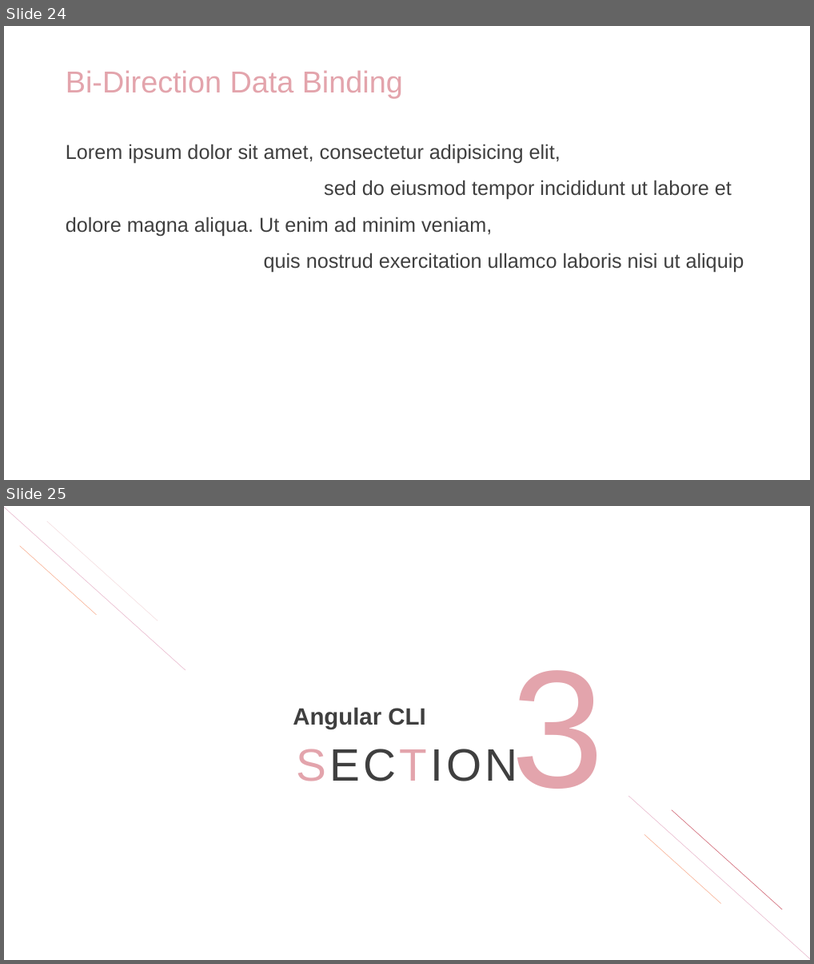
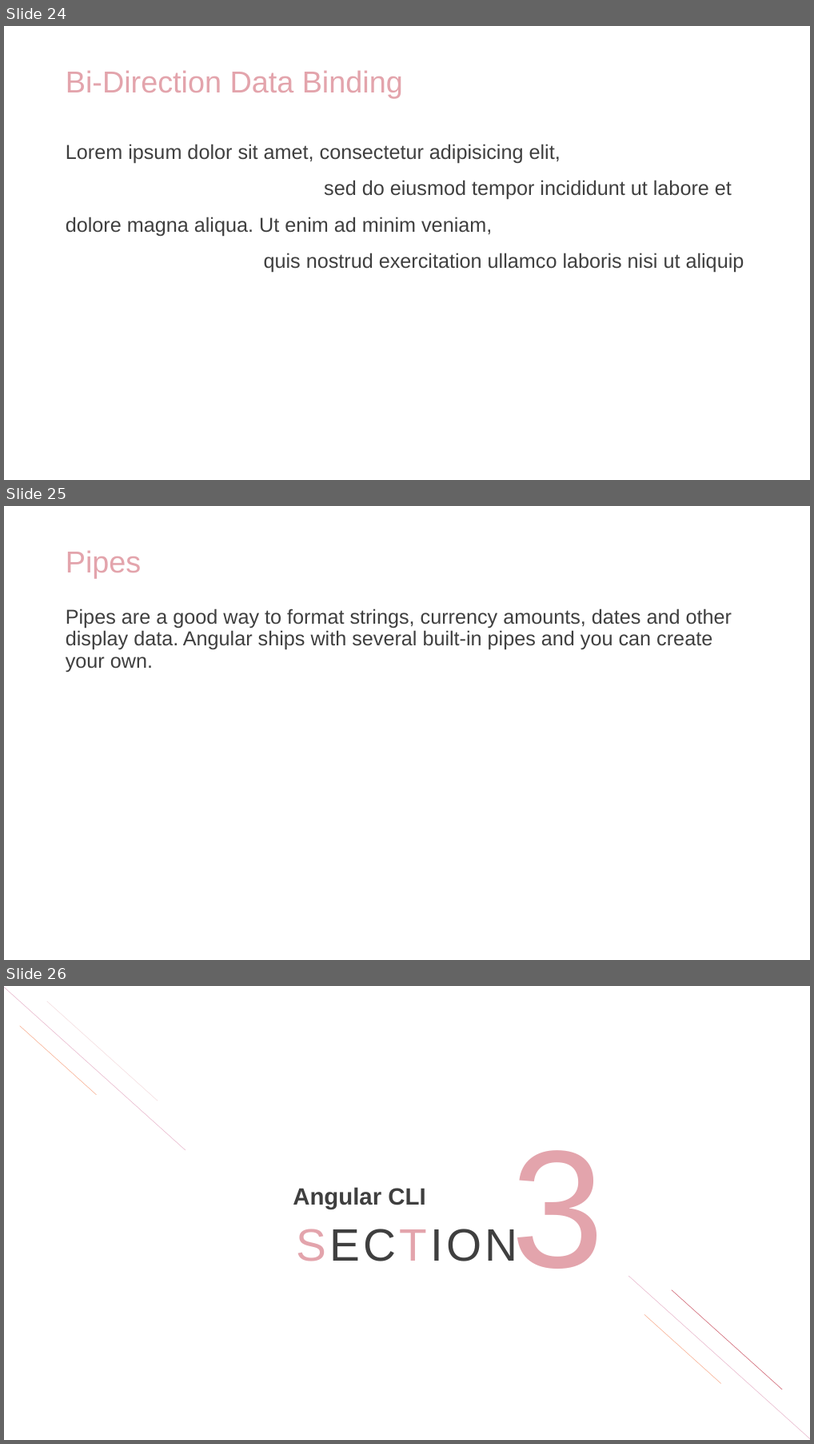
Before and after one commit to jungle0127/JSStudy, a slide deck: app/Angular4/docs/Angular4 Introduction.pptx. Shown one above the other, each under a label of ours: slides 24 and 25 before the commit, slides 24, 25 and 26 after it. The pictures are 814x964 and 814x1444 pixels, drawn with LibreOffice and Linux fonts; fonts in the diff are those of the drawing; background and template pictures are left out. Boxes give left, top, right and bottom in pixels: in the first picture for what was removed or moved away, otherwise in the second. Text is boxed around its words. In the diff, an @@ line names an element or a change of style, - is before the commit and + after.

```diff
--- a/app/Angular4/docs/Angular4 Introduction.pptx
+++ b/app/Angular4/docs/Angular4 Introduction.pptx
@@ slide 25 added at bbox=[4, 506, 810, 960], background picture (left out) @@
@@ title added at bbox=[66, 551, 141, 578], 36 pt, text #E3A4AC @@
+Pipes
@@ text added at bbox=[66, 608, 732, 672], 24 pt, text #3F3F3F @@
+Pipes are a good way to format strings, currency amounts, dates and other display data. Angular ships with several built-in pipes and you can create your own.
@@ what was slide 25 is now slide 26 @@
```
Also in this commit, not shown: 7 other files.
